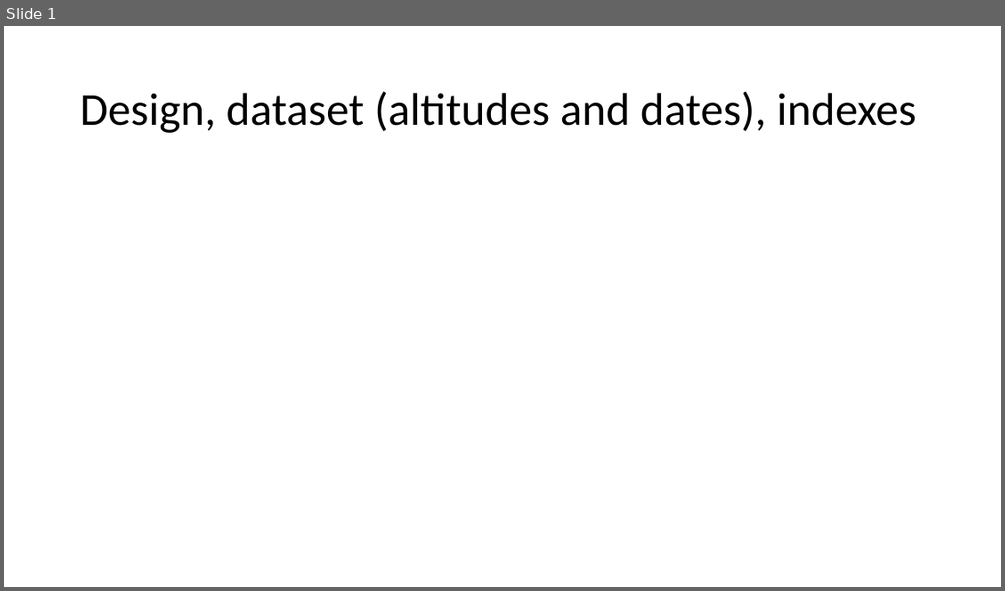
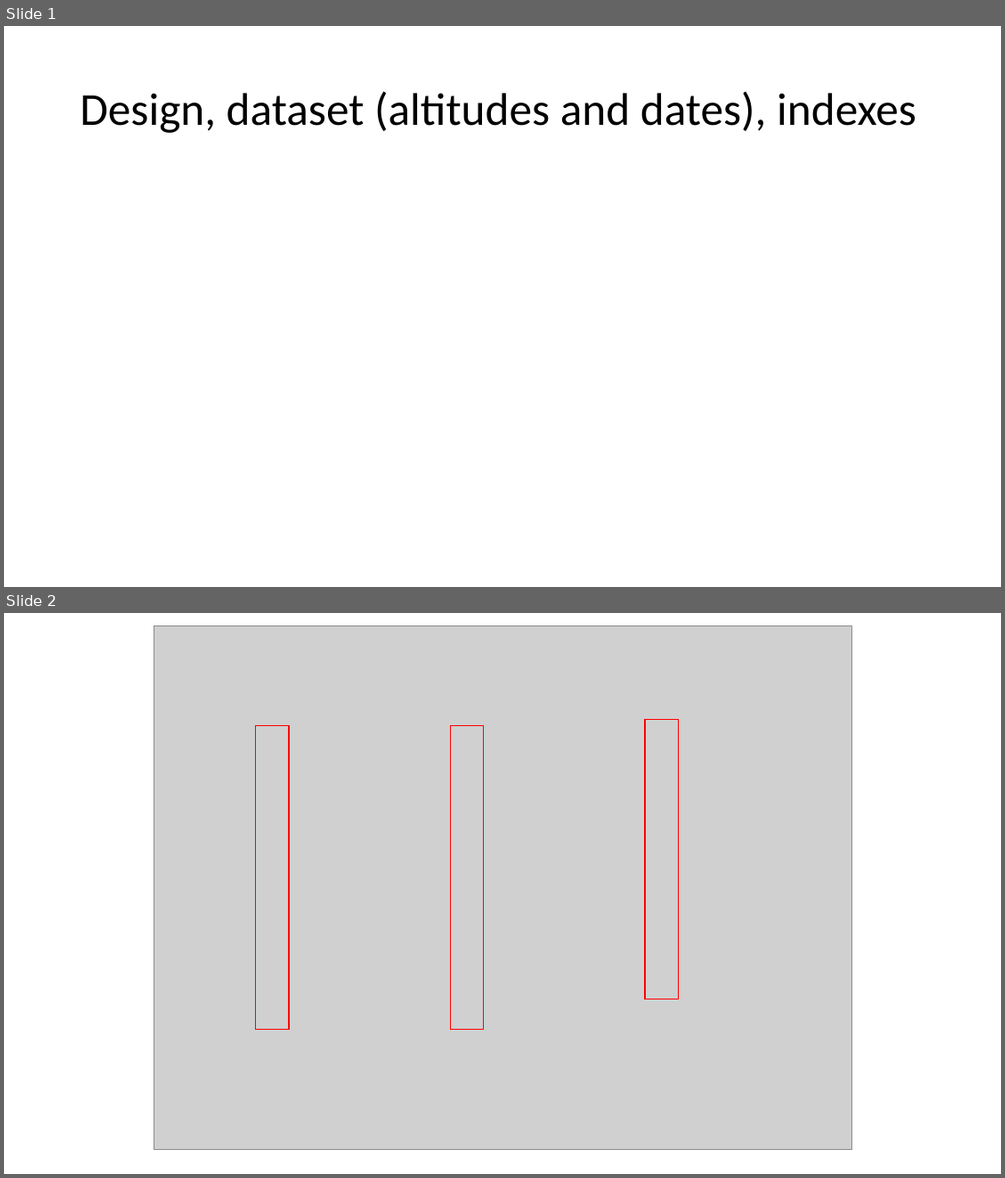
Before and after one commit to jaureguijara/DENSIPLANT_analysis, a slide deck: outputs/summary.pptx. Shown one above the other, each under a label of ours: slide 1 before the commit, slides 1 and 2 after it. The pictures are 1005x591 and 1005x1178 pixels, drawn with LibreOffice and Linux fonts; fonts in the diff are those of the drawing; grey boxes stand for pictures. Boxes give left, top, right and bottom in pixels: in the first picture for what was removed or moved away, otherwise in the second. Text is boxed around its words. In the diff, an @@ line names an element or a change of style, - is before the commit and + after.

```diff
--- a/outputs/summary.pptx
+++ b/outputs/summary.pptx
@@ slide 2 added at [4, 613, 1001, 1174], background #FFFFFF @@
@@ picture added at [154, 625, 851, 1149] @@
@@ rectangle added at [645, 719, 678, 999], outline #FF0000 1 pt @@
@@ rectangle added at [255, 726, 288, 1029], outline #FF0000 1 pt @@
@@ rectangle added at [451, 726, 484, 1029], outline #FF0000 1 pt @@
```
Also in this commit, not shown: 7 slides changed, 1 other slide added, 47 other files.
